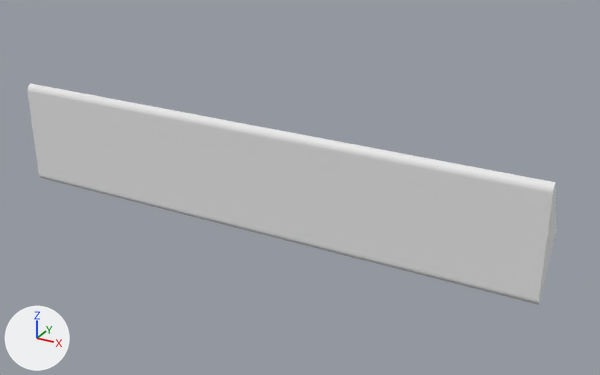
Two versions of the OBJ model assets/urdf/fmb_insertion/rrect/peg/peg_coll_01.obj, one commit apart.
One viewpoint serves both versions: a 50 mm camera at (0.1053, -0.1744, 0.084) aimed at (0.0084, 0.0018, -0.0041). The lights are fixed; the arrows at lower left show +X, +Y and +Z. The picture after the commit comes second. Where no turn or scale is listed for an object, it has been applied to the vertices.

The first picture shows 'peg_coll_01'.
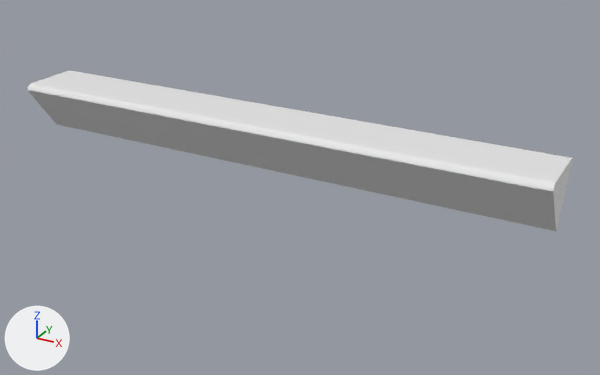
The newer file is also turned or shifted as a whole; pictures and numbers use the older file's frame.

Where the change shows, as pixel boxes (x1, y1, x2, y2) in the pictures (600 x 375 px):
'peg_coll_01', reshaped (27% shorter)
    before: (27, 83, 556, 305)
    after: (27, 70, 573, 231)
part 1 of me_peg_coll_01, cut back
    before: (27, 84, 556, 305)
    after: (27, 70, 573, 231)

Edits to the bpy script that builds the scene:
```text
Change me_peg_coll_01:
    used by ob_peg_coll_01; location = (0.0, 0.0, 0.0)
    remove me_peg_coll_01.from_pydata(...)  # 50 vertices, 96 faces; spans x -0.075..0.075, y -0.01..0.0, z -0.015..0.015
    add me_peg_coll_01.from_pydata(...)  # 20 vertices, 36 faces; spans x -0.075..0.075, y -0.01..0.008, z 0.0..0.015
    me_peg_coll_01 part 1
    36 vertices are removed from x -0.075..0.075, y -0.01..-0.009, z -0.015..0.015
    94 faces are deleted
    2 vertices move within x -0.075..0.075, y -0.009, z 0.014
    6 vertices are added at (0.075, 0.008, 0.015), (0.075, 0.008, 0.015), (0.075, 0.007, 0.015), (-0.075, 0.008, 0.015), (-0.075, 0.007, 0.015), (-0.075, 0.008, 0.015)
    34 new faces join them
```
